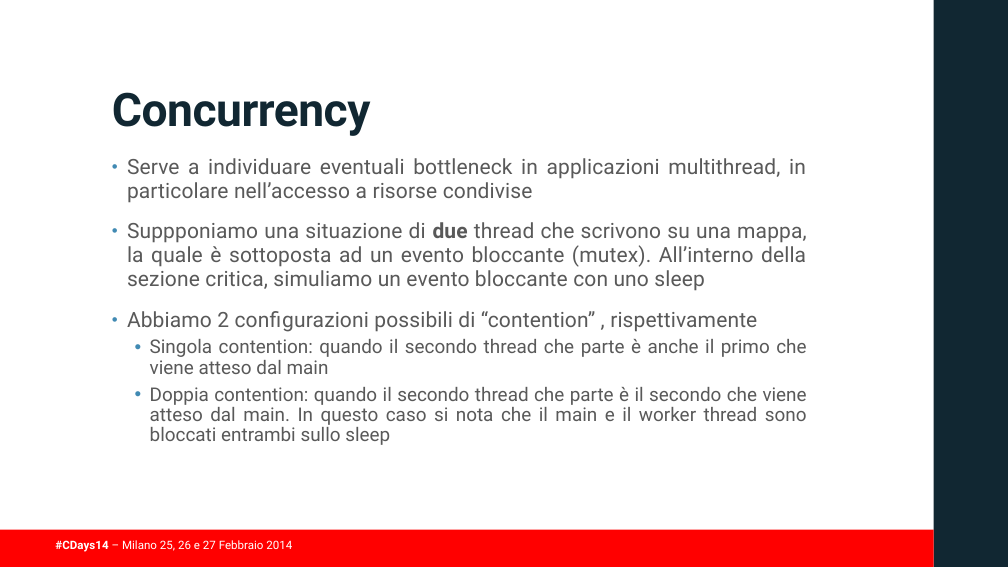
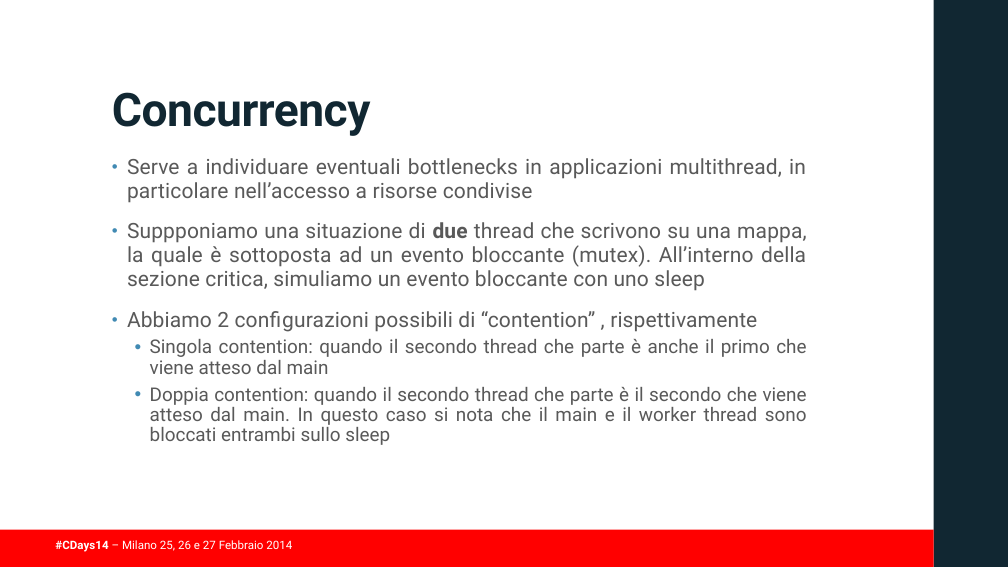
Before and after one commit to guidop/CDays14, a slide deck: slide 30 of presentazioneCDAYS2014.pptx. Drawn at 1008x567 pixels with LibreOffice and Linux fonts; fonts in the diff are those of the drawing; background and template pictures are left out. Boxes give left, top, right and bottom in pixels: in the first picture for what was removed or moved away, otherwise in the second. Text is boxed around its words. In the diff, an @@ line names an element or a change of style, - is before the commit and + after.

```diff
--- a/presentazioneCDAYS2014.pptx
+++ b/presentazioneCDAYS2014.pptx
@@ text at (127,158,806,203): text changed @@
-• Serve a individuare eventuali bottleneck in applicazioni multithread, in particolare nell’accesso a risorse condivise
+• Serve a individuare eventuali bottlenecks in applicazioni multithread, in particolare nell’accesso a risorse condivise
```
Also in this commit, not shown: 8 other slides changed.
